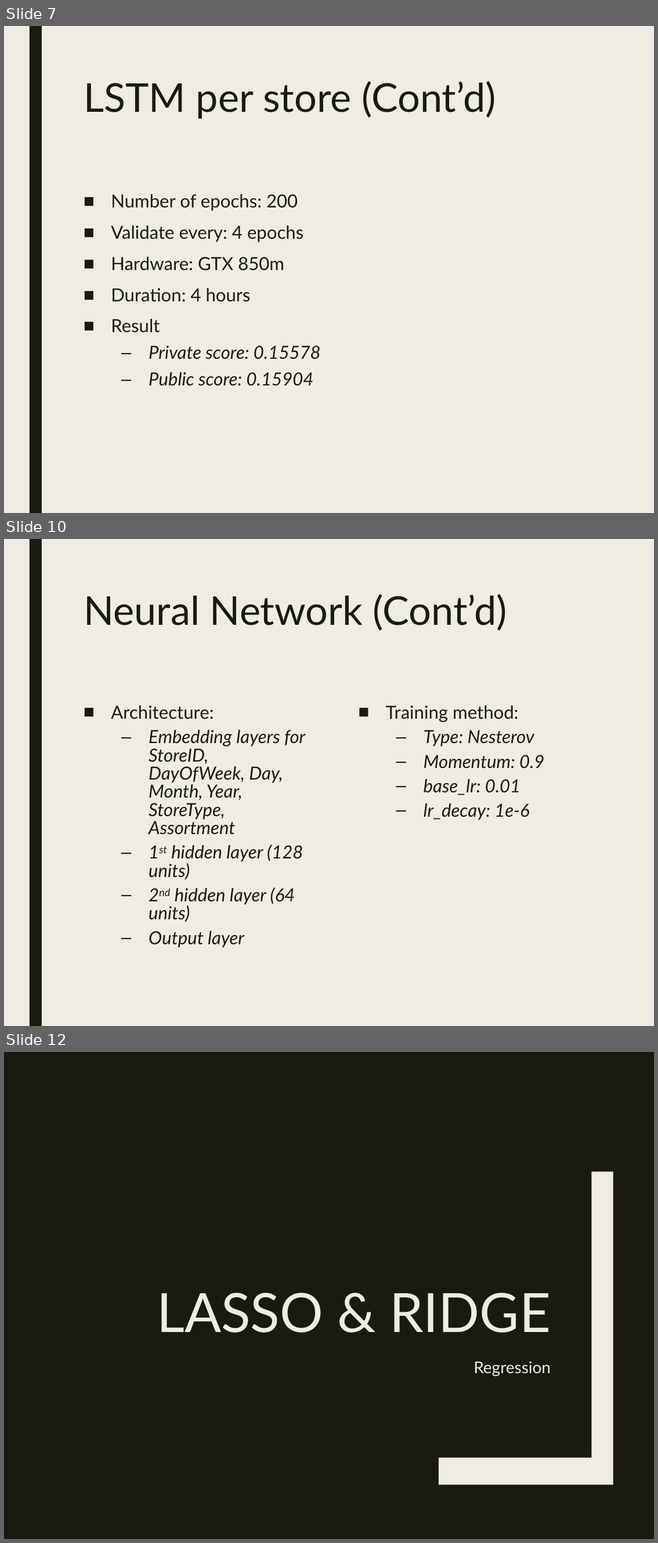
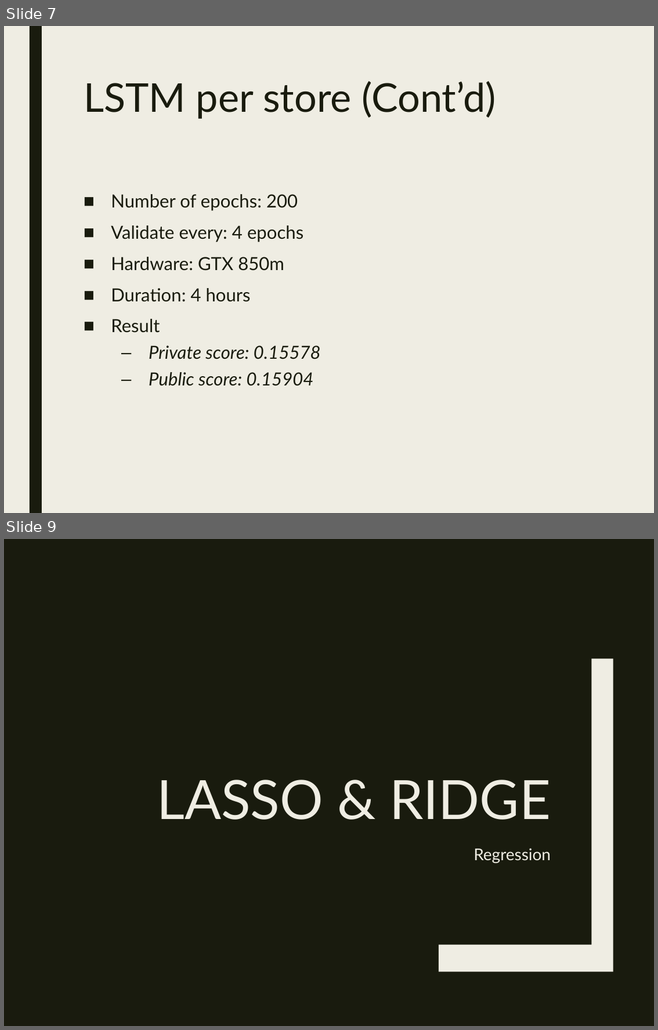
Before and after one commit to Stefan0010/CZ4041, a slide deck: slides/main.pptx. Shown one above the other, each under a label of ours: slides 7, 10 and 12 before the commit, slides 7 and 9 after it; the slides between them are not shown. The pictures are 658x1543 and 658x1030 pixels, drawn with LibreOffice and Linux fonts; fonts in the diff are those of the drawing. Boxes give left, top, right and bottom in pixels: in the first picture for what was removed or moved away, otherwise in the second. Text is boxed around its words. In the diff, an @@ line names an element or a change of style, - is before the commit and + after.

```diff
--- a/slides/main.pptx
+++ b/slides/main.pptx
@@ slide 10 removed at bbox=[4, 539, 654, 1026], background #EFEDE3; not listed: 1 template element that a slide beside it also shows @@
@@ title removed at bbox=[83, 594, 507, 631] @@
-Neural Network (Cont’d)
@@ text removed at bbox=[111, 705, 305, 947] @@
-■ Architecture:
-  – Embedding layers for StoreID, DayOfWeek, Day, Month, Year, StoreType, Assortment
-  – 1st hidden layer (128 units)
-  – 2nd hidden layer (64 units)
-  – Output layer
@@ text removed at bbox=[386, 705, 544, 820] @@
-■ Training method:
-  – Type: Nesterov
-  – Momentum: 0.9
-  – base_lr: 0.01
-  – lr_decay: 1e-6
@@ what was slide 12 is now slide 9 @@
```
Also in this commit, not shown: 2 slides changed, 1 slide added, 3 other slides removed.
